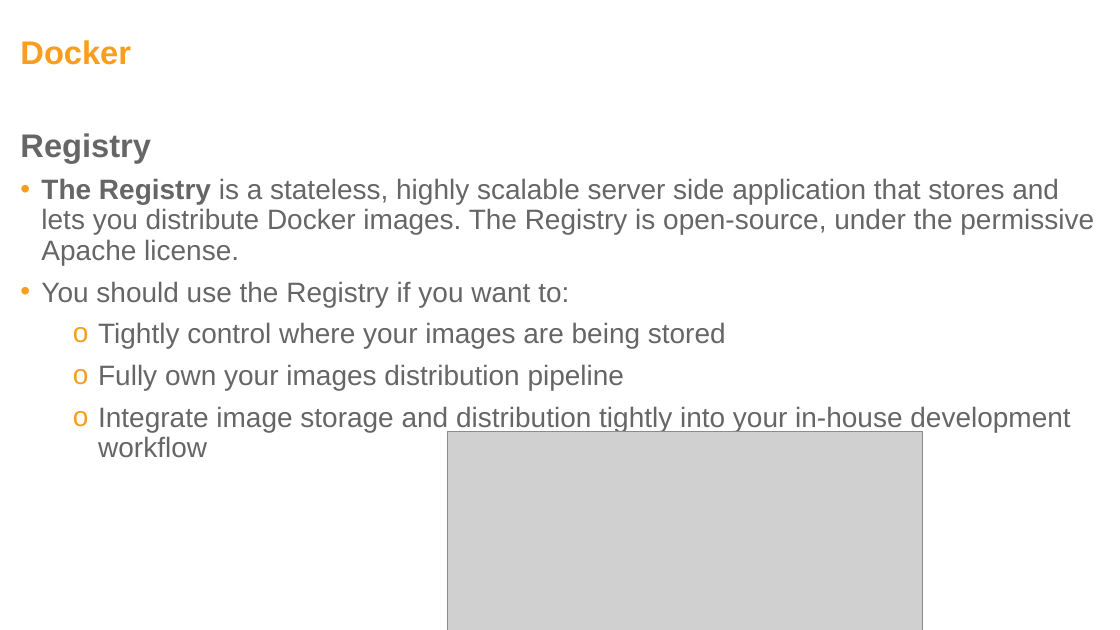
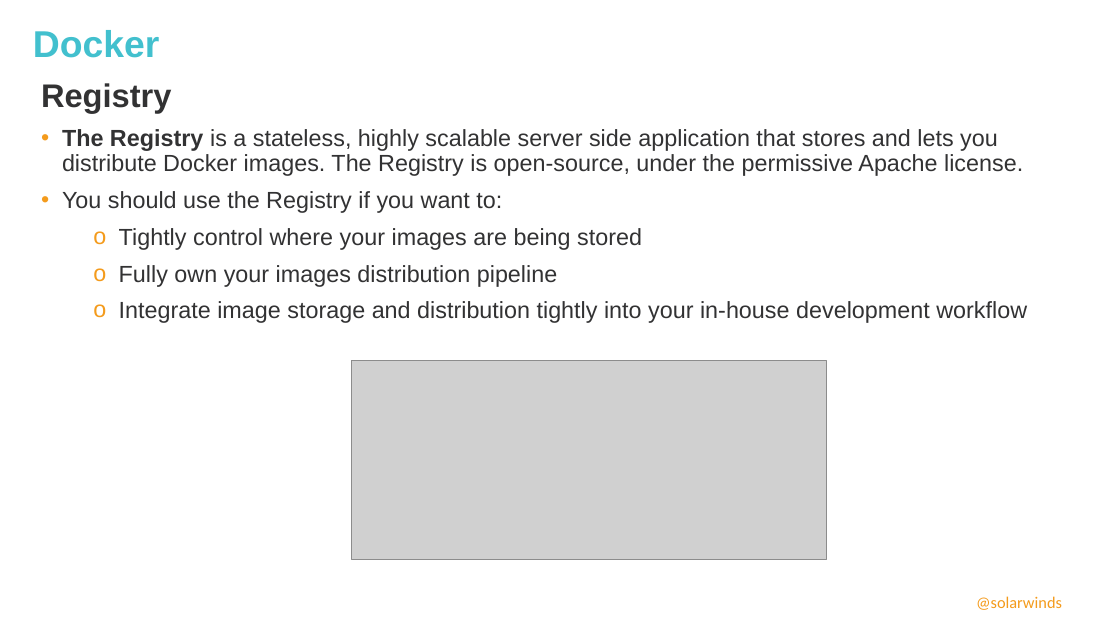
Before and after one commit to ivoklimsa/DockerVSB, a slide deck: slide 14 of ppt/DockerWorkshopVSB.pptx. Drawn at 1120x630 pixels with LibreOffice and Linux fonts; fonts in the diff are those of the drawing; grey boxes stand for pictures; background and template pictures are left out. Boxes give left, top, right and bottom in pixels: in the first picture for what was removed or moved away, otherwise in the second. Text is boxed around its words. In the diff, an @@ line names an element or a change of style, - is before the commit and + after.

Commit message:
Lab-2 Layers fix using different image ppt new template agenda tweak Dockerfile for example +gitignore

```diff
--- a/ppt/DockerWorkshopVSB.pptx
+++ b/ppt/DockerWorkshopVSB.pptx
@@ title "Docker": place and size @@
-title "Docker" at [20,40,131,65]
+title "Docker" at [33,30,160,58]
@@ title "Docker" at [33,30,160,58]: size 28 to 32 pt, text colour #F99D1C to #42C0CE; line spacing 0.9 to 1 @@
@@ text "Registry": place and size @@
-text "Registry" at [20,133,1094,457]
+text "Registry" at [41,83,1027,323]
@@ text "Registry" at [41,83,1027,323]: text colour #666666 to #323233, size 24 to 20 pt; bullet colour #F99D1C to #F49B1C @@
@@ picture: place and size @@
-picture at [447,432,922,630]
+picture at [351,360,826,559]
@@ text added at [976,596,1062,610], 14 pt, text #F49B1C @@
+@solarwinds
```
Also in this commit, not shown: 14 other slides changed, 1 slide added, 5 other files.
